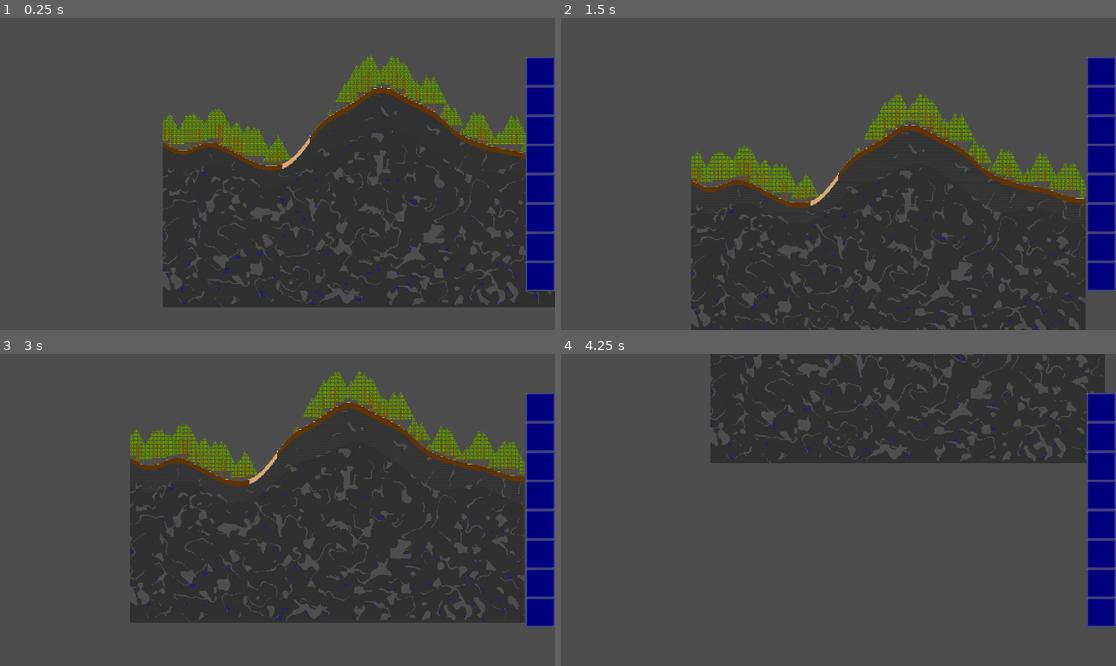
Above: before the commit, frames 1-4 (two rows, left to right).
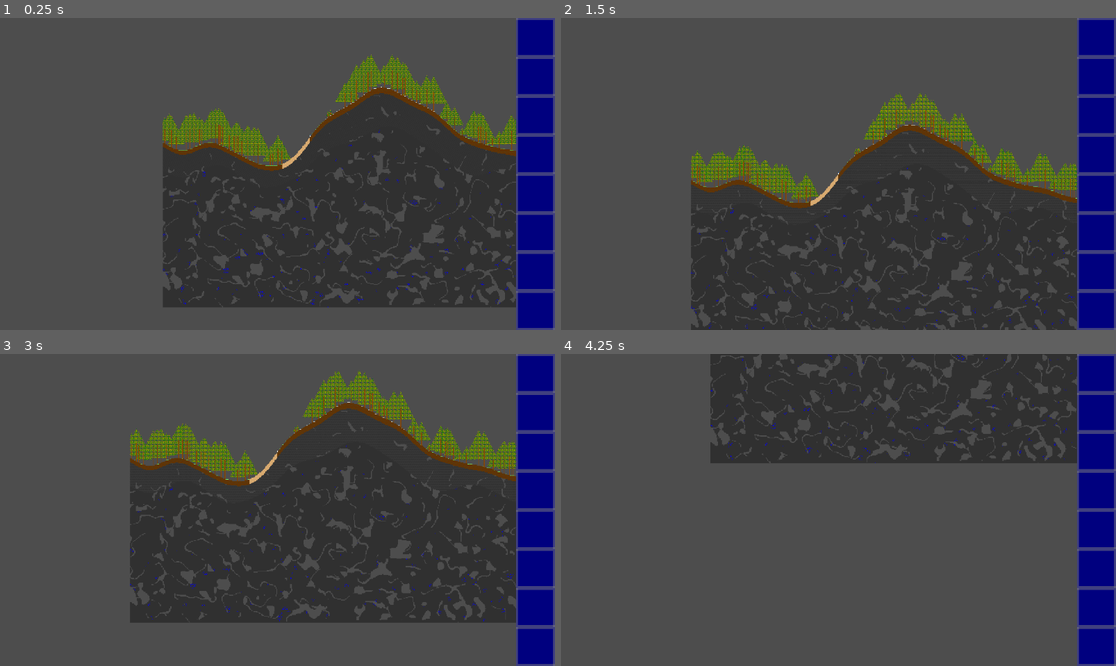
Above: after the commit, the same moments.

Repository: TwigGlenn4/BlockForge
Game: Godot game, scene res://scenes/GameScene/game_scene.tscn
The game is run twice, just before and just after one commit, with the same random seed, the same clock (stepped at 60 frames per second) and the same inputs.
Inputs (mouse positions are in pixels of both pictures, inside the frame that each line leads up to):
- Up to frame 1 (0.25 s): no input
- Up to frame 2 (1.5 s): click (1099, 71) at 0.52 s; click (1099, 71) at 1.27 s
- Up to frame 3 (3 s): click (538, 407) at 2.02 s; tap Enter (ui_accept) at 2.75 s; move the mouse to (399, 494) at 2.77 s; hold Down (camera_pan_down) from 2.78 s (still down)
- Up to frame 4 (4.25 s): tap Enter (ui_accept) at 3.02, 3.77 s; move the mouse to (727, 525) at 3.52 s; release Down (camera_pan_down) at 3.53 s; tap Left (camera_pan_left) at 3.6 s

The runs differ from the first frame. In frame 1, 3.8% of the frame differs, in the area x 92-100%, y 0-100%; in frame 2, 3.8%; in frame 3, 3.8%; in frame 4, 3.8%.

Commit message:
switch hotbar to anchor-based instead of manual size calc, fix an error from unused line in worldgen_v2

Diff:
--- a/classes/worldgen_v2.gd
+++ b/classes/worldgen_v2.gd
@@ -21,7 +21,6 @@
 var queue_timer:int = 0;
 
 @onready var world = get_node("/root/GameScene/World")
-@onready var camera = get_node("/root/GameScene/World/Camera2D")
 
 
 
@@ -319,7 +318,6 @@
 		move_camera.emit(world.world_portal_pos)
 		character_to_portal.emit(world.world_portal_pos)
 
-		# camera.generating_chunks_enabled = true
 	if chunk_queue.size() == 0 and generation_working:
 		gentimer_stop.emit()
 		generation_working = false
--- a/scenes/GameScene/HotbarSlot/HotbarSlot.tscn
+++ b/scenes/GameScene/HotbarSlot/HotbarSlot.tscn
@@ -12,10 +12,10 @@
 layout_mode = 3
 anchor_right = 1.0
 anchor_bottom = 1.0
-offset_right = -1112.0
-offset_bottom = -608.0
 grow_horizontal = 2
 grow_vertical = 2
+size_flags_horizontal = 3
+size_flags_vertical = 3
 script = ExtResource("1_y0ys2")
 button_bg = NodePath("ButtonBG")
 item_icon = NodePath("ItemIcon")
--- a/scenes/GameScene/game_scene.tscn
+++ b/scenes/GameScene/game_scene.tscn
@@ -60,18 +60,19 @@
 grow_vertical = 2
 script = ExtResource("5_4gwsg")
 
-[node name="InventoryUI" type="Control" parent="World/MainCamera/MainUI" unique_id=872751118]
-layout_mode = 3
-anchor_left = 0.926
+[node name="DebugInfo" parent="World/MainCamera/MainUI" unique_id=678135099 instance=ExtResource("6_2b2ab")]
+
+[node name="InventoryUI" type="VBoxContainer" parent="World/MainCamera/MainUI" unique_id=850813472]
+anchors_preset = -1
+anchor_left = 0.94
 anchor_right = 1.0
 anchor_bottom = 1.0
-grow_horizontal = 0
+grow_horizontal = 2
 grow_vertical = 2
-size_flags_horizontal = 3
-size_flags_vertical = 3
+theme_override_constants/separation = 0
+alignment = 1
 script = ExtResource("8_rvax8")
-
-[node name="DebugInfo" parent="World/MainCamera/MainUI" unique_id=678135099 instance=ExtResource("6_2b2ab")]
+metadata/_edit_use_anchors_ = true
 
 [node name="WorldGen" type="Node" parent="World" unique_id=516468895]
 script = ExtResource("6_s71n1")
--- a/scenes/GameScene/inventory_ui.gd
+++ b/scenes/GameScene/inventory_ui.gd
@@ -9,13 +9,9 @@
 var selected_character: Character
 
 func _ready() -> void:
+	_build_hotbar(HOTBAR_SLOTS)
+
 	get_tree().get_root().size_changed.connect(_window_resized)
-
-	hotbar.resize(HOTBAR_SLOTS)
-	for i: int in HOTBAR_SLOTS:
-		hotbar[i] = _build_hotbar_slot(i)
-		self.add_child(hotbar[i])
-
 	_window_resized()
 
 
@@ -27,26 +23,12 @@
 func _window_resized() -> void:
 	var viewport_size: Vector2 = get_viewport().get_visible_rect().size
 
-	var target_size: Vector2 = Vector2.ZERO
+	var slot_height_px: float = hotbar[0].size.y
+	var slot_width_anchor: float = slot_height_px / viewport_size.x
+	# print("[Hotbar:_window_resized] slot_height_px="+str(slot_height_px)+", slot_width_anchor="+str(slot_width_anchor))
 
-	if viewport_size.y < viewport_size.x / 2.0:
-		target_size.y = viewport_size.y
-	else:
-		target_size.y = viewport_size.y * 0.75
+	anchor_left = ANCHOR_END - slot_width_anchor
 
-
-	target_size.x = target_size.y / float(HOTBAR_SLOTS)
-	anchor_left = 1.0 - (target_size.x/viewport_size.x)
-
-	var height_percent: float = target_size.y / viewport_size.y
-	anchor_top = (1.0 - height_percent) / 2.0
-	anchor_bottom = 1.0 - ((1.0 - height_percent) / 2.0)
-
-	for i: int in hotbar.size():
-		var slot = hotbar[i]
-		slot.position = Vector2(0, i * target_size.x)
-		slot.size = Vector2(target_size.x, target_size.x)
-	# print("[InventoryUI_manual] resized to ", size, " at ", position, " viewport size ", viewport_size)
 
 func _on_selected_character_changed(new_char: Character) -> void:
 	# store the character reference to show it's inventory
@@ -58,6 +40,19 @@
 	for i:int in hotbar.size():
 		hotbar[i].set_stack(inv.contents[i])
 
+func _build_hotbar( num_slots: int) -> void:
+	var hotbar_slot_size: float = 1.0 / HOTBAR_SLOTS ## Hotbar slot size in anchor units
+
+	hotbar.resize(num_slots)
+	for i: int in num_slots:
+		hotbar[i] = _build_hotbar_slot(i)
+		add_child(hotbar[i])
+		var anchor_from_start: float = hotbar_slot_size * i  ## Anchor value for start of hotbar, this var exists to simplify vertical/horizontal hotbar implementation.
+		var anchor_from_end: float = anchor_from_start + hotbar_slot_size  ## Anchor value for end of hotbar, this var exists to simplify vertical/horizontal hotbar implementation.
+
+		hotbar[i].anchor_top = anchor_from_start
+		hotbar[i].anchor_bottom = anchor_from_end
+		# print("[Hotbar] set slot " + str(i) + " anchored from " + str(anchor_from_start) + " to " + str(anchor_from_end))
 
 func _build_hotbar_slot(num: int) -> Control:
 	var slot: Control = HOTBAR_SLOT_SCENE.instantiate()
